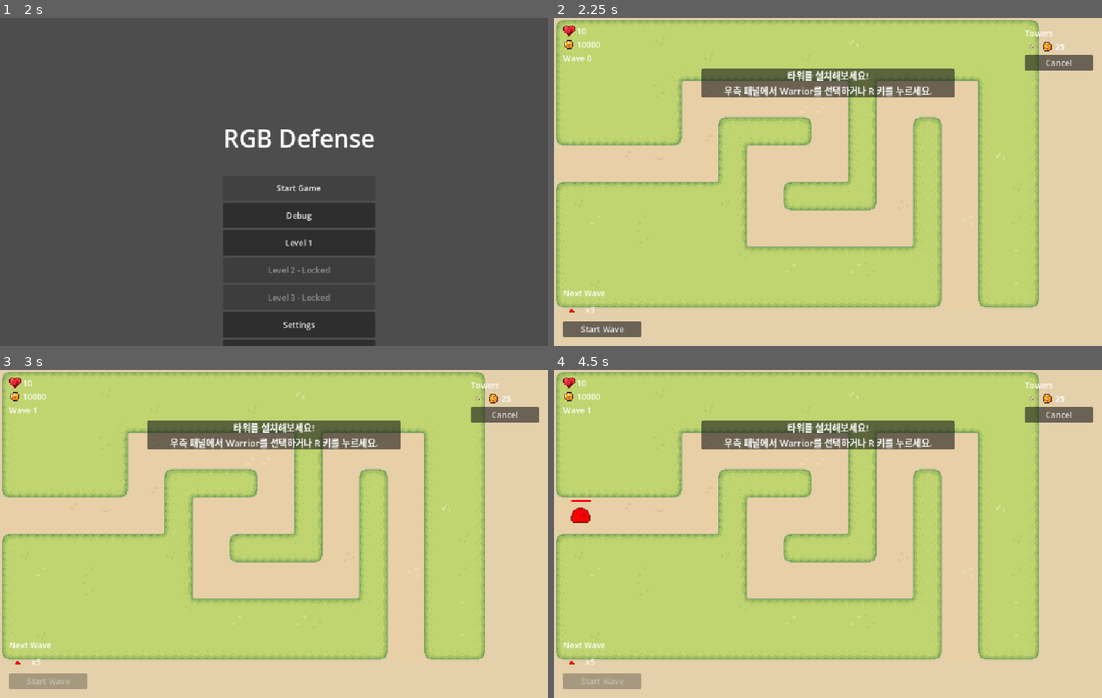
Above: before the commit, frames 1-4 (two rows, left to right).
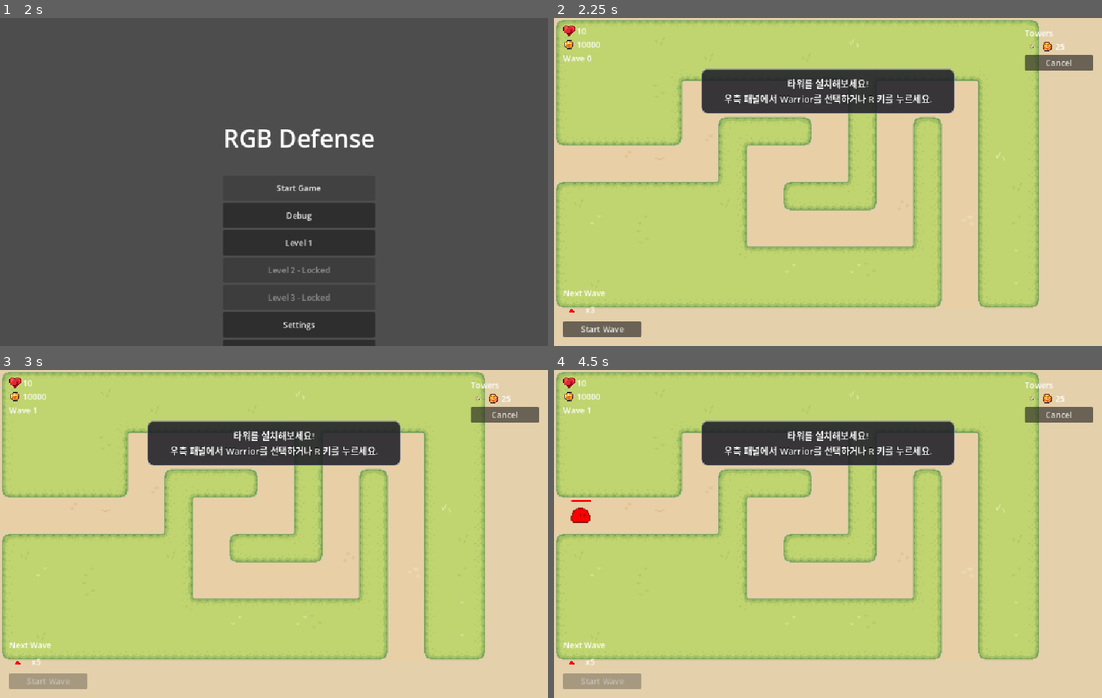
Above: after the commit, the same moments.

Repository: psvm203/rgb-defense
Game: Godot game, scene res://ui/main_menu.tscn
Two runs of this game, one before a commit and one after it. Both use one fixed random seed, a clock stepped at 60 frames per second and the inputs below.
Inputs (mouse positions are in pixels of both pictures, inside the frame that each line leads up to):
- Up to frame 1 (2 s): click "Start Game" at 0.5 s; click "Start Game" at 1.25 s
- Up to frame 2 (2.25 s): click "Level 1" at 2 s
- Up to frame 3 (3 s): click "Start Wave" at 2.75 s
- Up to frame 4 (4.5 s): click "Cancel" at 3.5 s; move the mouse to (948, 517) at 4.27 s; tap R at 4.35 s; click (948, 517) at 4.42 s

Frame 1 is identical in both runs. In frame 2, 6.3% of the frame differs, in the area x 26-74%, y 15-30%; in frame 3, 6.3%; in frame 4, 6.3%.

Commit message:
feat(ui): style tutorial dialog with StyleBoxFlat and white outlined text

Diff:
--- a/ui/hud.gd
+++ b/ui/hud.gd
@@ -54,6 +54,26 @@
 	_start_wave_btn.pressed.connect(_on_start_wave_pressed)
 	_load_settings()
 	_apply_settings()
+	var dialog_style := StyleBoxFlat.new()
+	dialog_style.bg_color = Color(0.1, 0.1, 0.15, 0.85)
+	dialog_style.border_width_left = 2
+	dialog_style.border_width_right = 2
+	dialog_style.border_width_top = 2
+	dialog_style.border_width_bottom = 2
+	dialog_style.border_color = Color(0.5, 0.5, 0.6, 0.8)
+	dialog_style.corner_radius_top_left = 12
+	dialog_style.corner_radius_top_right = 12
+	dialog_style.corner_radius_bottom_left = 12
+	dialog_style.corner_radius_bottom_right = 12
+	dialog_style.content_margin_left = 20.0
+	dialog_style.content_margin_right = 20.0
+	dialog_style.content_margin_top = 16.0
+	dialog_style.content_margin_bottom = 16.0
+	_tutorial_panel.add_theme_stylebox_override("panel", dialog_style)
+	_tutorial_label.add_theme_color_override("font_color", Color.WHITE)
+	_tutorial_label.add_theme_color_override("font_outline_color", Color.BLACK)
+	_tutorial_label.add_theme_constant_override("outline_size", 4)
+	_tutorial_panel.offset_bottom = 180.0
 	var tutorial_messages: Array = TUTORIAL_MESSAGES.get(GameState.current_level, [])
 	if not tutorial_messages.is_empty():
 		_tutorial_step = 0
